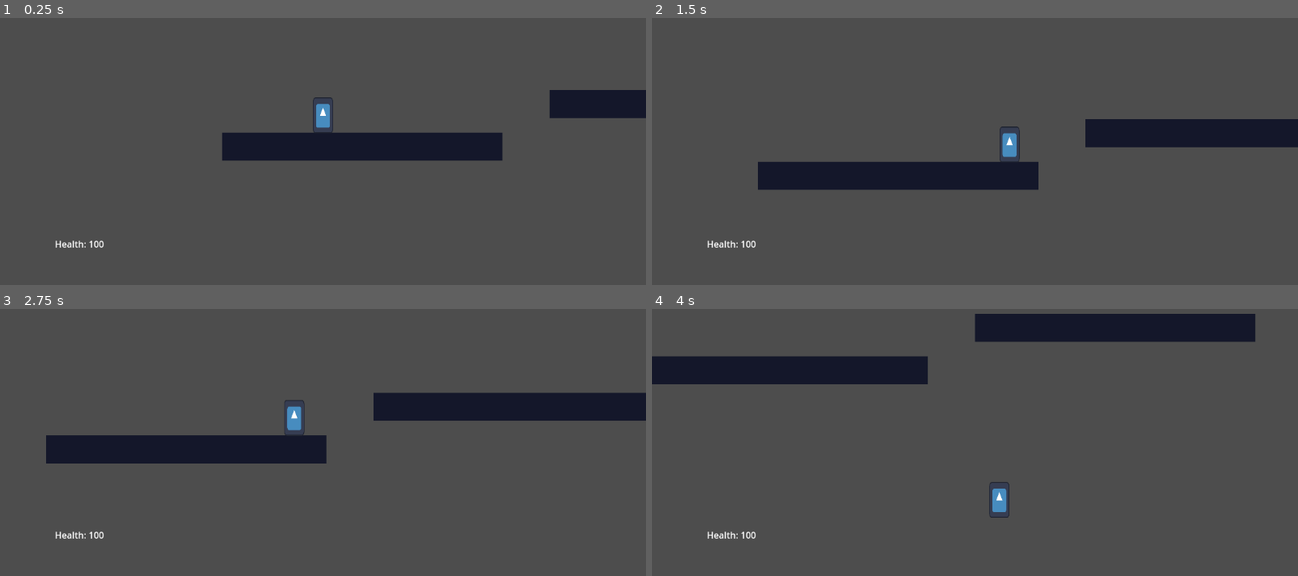
Above: before the commit, frames 1-4 (two rows, left to right).
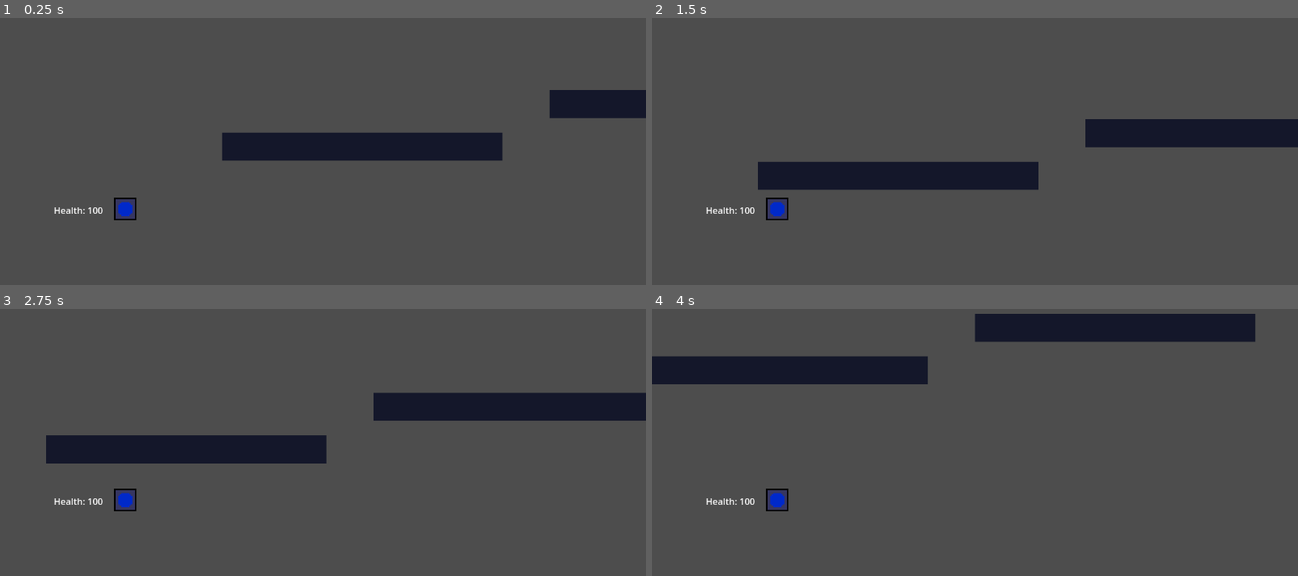
Above: after the commit, the same moments.

Repository: AthertonRoamer/Newton
Game: Godot game, scene res://test_world/test_world.tscn
Same seed, same stepped clock (60 frames per second), same inputs: the game is played once before the commit and once after it. This scene is started directly instead of the project's main scene. The engine's default icon, where the game draws it, is replaced by a stand-in: a white triangle on a blue panel in a dark square.
Inputs:
- Up to frame 1 (0.25 s): no input
- Up to frame 2 (1.5 s): tap Enter at 0.5 s; hold Shift (player_sprint) 0.53-1.28 s; hold D (player_right) from 0.53 s (still down); tap W (player_jump) at 0.77 s; tap Shift (player_sprint) at 1.35 s
- Up to frame 3 (2.75 s): tap W (player_jump) at 1.52 s; release D (player_right) at 2.03 s; hold A (player_left) from 2.03 s (still down); hold Shift (player_sprint) from 2.03 s (still down)
- Up to frame 4 (4 s): release A (player_left) at 2.78 s; release Shift (player_sprint) at 2.78 s; hold D (player_right) from 2.78 s (still down); tap Shift (player_sprint) at 2.85 s; tap W (player_jump) at 3.02, 3.77 s; hold Shift (player_sprint) from 3.53 s (still down)

The runs differ from the first frame. In frame 1, 0.6% of the frame differs, in the area x 8-52%, y 29-87%; in frame 2, 0.7%, in the area x 8-57%, y 40-87%; in frame 3, 0.6%; in frame 4, 0.7%.

Commit message:
Worked on spell system and spell hud

Diff:
--- a/Newton/hud/health_display/health_display.gd
+++ b/Newton/hud/health_display/health_display.gd
@@ -13,3 +13,4 @@
 
 func update_display() -> void:
 	$Label.text = "Health: " + str(health)
+	custom_minimum_size = $Label.get_minimum_size()
--- a/Newton/hud/health_display/health_display.tscn
+++ b/Newton/hud/health_display/health_display.tscn
@@ -4,11 +4,9 @@
 
 [node name="HealthDisplay" type="Control"]
 layout_mode = 3
-anchors_preset = 15
-anchor_right = 1.0
-anchor_bottom = 1.0
-grow_horizontal = 2
-grow_vertical = 2
+anchors_preset = 0
+offset_right = 1152.0
+offset_bottom = 648.0
 script = ExtResource("1_2lokd")
 
 [node name="Label" type="Label" parent="."]
--- a/Newton/hud/hud.gd
+++ b/Newton/hud/hud.gd
@@ -2,6 +2,7 @@
 extends CanvasLayer
 
 @export var health_display : HealthDisplay
+@export var spell_display_manager : SpellDisplayManager
 
 func _ready():
 	hide()
--- a/Newton/hud/hud.tscn
+++ b/Newton/hud/hud.tscn
@@ -1,28 +1,40 @@
-[gd_scene load_steps=3 format=3 uid="uid://32h5aq1noaa8"]
+[gd_scene load_steps=4 format=3 uid="uid://32h5aq1noaa8"]
 
 [ext_resource type="Script" path="res://hud/hud.gd" id="1_bynxb"]
 [ext_resource type="PackedScene" uid="uid://bhrqr2au42xmx" path="res://hud/health_display/health_display.tscn" id="2_yhtg2"]
+[ext_resource type="PackedScene" uid="uid://do4ids8a5t4ka" path="res://hud/spell_display_manager/spell_display_manager.tscn" id="3_ovhhw"]
 
-[node name="HUD" type="CanvasLayer" node_paths=PackedStringArray("health_display")]
+[node name="HUD" type="CanvasLayer" node_paths=PackedStringArray("health_display", "spell_display_manager")]
 script = ExtResource("1_bynxb")
-health_display = NodePath("Control/HealthDisplay")
+health_display = NodePath("Control/HBoxContainer/HealthDisplay")
+spell_display_manager = NodePath("Control/HBoxContainer/SpellDisplayManager")
 
 [node name="Control" type="Control" parent="."]
 layout_mode = 3
-anchors_preset = 0
-offset_right = 40.0
-offset_bottom = 40.0
+anchors_preset = 15
+anchor_right = 1.0
+anchor_bottom = 1.0
+grow_horizontal = 2
+grow_vertical = 2
 
-[node name="HealthDisplay" parent="Control" instance=ExtResource("2_yhtg2")]
+[node name="HBoxContainer" type="HBoxContainer" parent="Control"]
 layout_mode = 1
 anchors_preset = -1
-anchor_left = 2.502
-anchor_top = 14.0
-anchor_right = 2.502
-anchor_bottom = 14.0
-offset_left = -29.08
-offset_top = -28.0001
-offset_right = 106.92
-offset_bottom = 27.9999
-grow_horizontal = 0
-grow_vertical = 0
+anchor_left = 0.06
+anchor_top = 0.728
+anchor_right = 0.06
+anchor_bottom = 0.728
+offset_left = -0.120003
+offset_top = 0.255981
+offset_right = 442.88
+offset_bottom = 104.256
+
+[node name="HealthDisplay" parent="Control/HBoxContainer" instance=ExtResource("2_yhtg2")]
+layout_mode = 2
+
+[node name="Label" type="Label" parent="Control/HBoxContainer"]
+layout_mode = 2
+text = "         "
+
+[node name="SpellDisplayManager" parent="Control/HBoxContainer" instance=ExtResource("3_ovhhw")]
+layout_mode = 2
--- /dev/null
+++ b/Newton/hud/spell_display/spell_display.gd
@@ -0,0 +1,7 @@
+class_name SpellDisplay
+extends TextureRect
+
+var spell_menu_data : SpellMenuData
+
+func _ready() -> void:
+	$SpellTextureHolder.texture = spell_menu_data.texture
--- /dev/null
+++ b/Newton/hud/spell_display/spell_display.tscn
@@ -0,0 +1,19 @@
+[gd_scene load_steps=3 format=3 uid="uid://c5i6jq0j1qily"]
+
+[ext_resource type="Script" path="res://hud/spell_display/spell_display.gd" id="1_0x56n"]
+[ext_resource type="Texture2D" uid="uid://duxl2eo07rqk5" path="res://hud/spell_display/filler_spell_display_background.png" id="1_yo8ts"]
+
+[node name="SpellDisplay" type="TextureRect"]
+anchors_preset = 15
+anchor_right = 1.0
+anchor_bottom = 1.0
+grow_horizontal = 2
+grow_vertical = 2
+size_flags_horizontal = 3
+texture = ExtResource("1_yo8ts")
+script = ExtResource("1_0x56n")
+
+[node name="SpellTextureHolder" type="TextureRect" parent="."]
+layout_mode = 0
+offset_right = 40.0
+offset_bottom = 40.0
--- /dev/null
+++ b/Newton/hud/spell_display_manager/spell_display_manager.gd
@@ -0,0 +1,15 @@
+class_name SpellDisplayManager
+extends Control
+
+
+@export var spell_display_scene : PackedScene
+var spells : Array[SpellMenuData] = []
+
+
+func add_spell(spell : Spell) -> void:
+	spells.append(spell.menu_data)
+	var new_display : SpellDisplay = spell_display_scene.instantiate()
+	new_display.spell_menu_data = spell.menu_data
+	$HBoxContainer.add_child(new_display)
+
+	custom_minimum_size = $HBoxContainer.get_minimum_size()
--- /dev/null
+++ b/Newton/hud/spell_display_manager/spell_display_manager.tscn
@@ -0,0 +1,17 @@
+[gd_scene load_steps=3 format=3 uid="uid://do4ids8a5t4ka"]
+
+[ext_resource type="Script" path="res://hud/spell_display_manager/spell_display_manager.gd" id="1_0x56n"]
+[ext_resource type="PackedScene" uid="uid://c5i6jq0j1qily" path="res://hud/spell_display/spell_display.tscn" id="2_s68cq"]
+
+[node name="SpellDisplayManager" type="Control"]
+layout_mode = 3
+anchors_preset = 0
+offset_right = 1152.0
+offset_bottom = 648.0
+script = ExtResource("1_0x56n")
+spell_display_scene = ExtResource("2_s68cq")
+
+[node name="HBoxContainer" type="HBoxContainer" parent="."]
+layout_mode = 0
+offset_right = 40.0
+offset_bottom = 40.0
--- a/Newton/player/player.gd
+++ b/Newton/player/player.gd
@@ -21,6 +21,7 @@
 		if health < 0:
 			die()
 
+@export var spell_manager : SpellManager
 
 func reset() -> void:
 	Hud.health_display.health = health
@@ -29,6 +30,7 @@
 
 func _ready() -> void:
 	reset()
+	equip_spell(preload("res://player/spells/test_spell/test_spell.tscn"))
 
 
 func take_damage(damage : int) -> void:
@@ -85,3 +87,13 @@
 
 	if position.y > death_altitude:
 		take_damage(max_health)
+
+
+func equip_spell(spell_scene : PackedScene) -> void:
+	var spell : Spell = spell_scene.instantiate()
+	for equiped_spell in spell_manager.get_children():
+		if equiped_spell.id == spell.id:
+			push_warning("Trying to equip spell that is already equipped")
+			return
+	Hud.spell_display_manager.add_spell(spell)
+	spell_manager.add_child(spell)
--- a/Newton/player/player.tscn
+++ b/Newton/player/player.tscn
@@ -1,16 +1,19 @@
-[gd_scene load_steps=4 format=3 uid="uid://city0pwx48l16"]
+[gd_scene load_steps=5 format=3 uid="uid://city0pwx48l16"]
 
 [ext_resource type="Texture2D" uid="uid://lwmd3mfopiru" path="res://icon.svg" id="1_by2s4"]
 [ext_resource type="Script" path="res://player/player.gd" id="1_q0i30"]
+[ext_resource type="Script" path="res://player/spells/spell_manager/spell_manager.gd" id="3_gwpyy"]
 
 [sub_resource type="CapsuleShape2D" id="CapsuleShape2D_2v0p5"]
 radius = 18.0
 height = 62.0
 
-[node name="Player" type="CharacterBody2D" groups=["damageable", "knockable"]]
+[node name="Player" type="CharacterBody2D" node_paths=PackedStringArray("spell_manager") groups=["damageable", "knockable"]]
 script = ExtResource("1_q0i30")
+spell_manager = NodePath("SpellManager")
 
 [node name="Sprite2D" type="Sprite2D" parent="."]
+visible = false
 scale = Vector2(0.28125, 0.5)
 texture = ExtResource("1_by2s4")
 
@@ -19,3 +22,6 @@
 
 [node name="Camera2D" type="Camera2D" parent="."]
 position_smoothing_enabled = true
+
+[node name="SpellManager" type="Node" parent="."]
+script = ExtResource("3_gwpyy")
--- /dev/null
+++ b/Newton/player/spells/spell.gd
@@ -0,0 +1,56 @@
+extends Node
+class_name Spell
+
+var player : Player
+
+@export var recharge_time : float = 2.0
+@export var fire_duration : float = 0.0
+@export var menu_data : SpellMenuData
+@export var id = "spell"
+
+@export var fire_duration_timer : Timer
+
+var charge_time : float = 0
+var current_recharge_time : float = 0
+
+enum state_options {IDLE, CHARGING, FIRING, RECHARGING}
+var state : int = state_options.IDLE
+
+
+func begin_charge() -> void:
+	state = state_options.CHARGING
+
+
+func cast() -> void:
+	charge_time = 0
+	menu_data.available = false
+	if fire_duration != 0.0 and fire_duration_timer != null:
+		fire_duration_timer.wait_time = fire_duration
+		fire_duration_timer.start()
+		state = state_options.FIRING
+	else:
+		begin_recharge()
+
+
+func _on_fire_duration_timer_timeout() -> void:
+	begin_recharge()
+
+
+func begin_recharge() -> void:
+	state = state_options.RECHARGING
+	current_recharge_time = 0
+
+
+func end_recharge() -> void:
+	state = state_options.IDLE
+	menu_data.available = true
+
+
+func _process(delta) -> void:
+	match state:
+		state_options.CHARGING:
+			charge_time += delta
+		state_options.RECHARGING:
+			current_recharge_time += delta
+			if current_recharge_time >= recharge_time:
+				end_recharge()
--- /dev/null
+++ b/Newton/player/spells/spell_manager/spell_manager.gd
@@ -0,0 +1,12 @@
+class_name SpellManager
+extends Node
+
+var selected_spell : Spell
+
+func select_spell_by_num(num : int) -> void:
+	if num <= get_child_count() - 1:
+		var new_selected_spell = get_child(num)
+		if selected_spell != new_selected_spell:
+			selected_spell.menu_data.selected = false
+			selected_spell = new_selected_spell
+			selected_spell.menu_data.selected = true
--- /dev/null
+++ b/Newton/player/spells/spell_menu_data.gd
@@ -0,0 +1,28 @@
+class_name SpellMenuData
+extends Resource
+
+signal available_changed(available : bool)
+signal time_till_available_changed(time_till_available : float)
+signal selected_changed(selected : bool)
+
+@export var texture : Texture
+@export var name : String
+@export var description : String
+
+var selected : bool = false:
+	set(v):
+		if v != selected:
+			selected = v
+			selected_changed.emit(selected)
+
+var available : bool = true:
+	set(v):
+		if v != available:
+			available = v
+			available_changed.emit(available)
+
+var time_till_available : float = 0.0:
+	set(v):
+		if v != time_till_available:
+			time_till_available = v
+			time_till_available_changed.emit(time_till_available)
--- /dev/null
+++ b/Newton/player/spells/test_spell/test_spell.gd
@@ -0,0 +1,2 @@
+class_name TestSpell
+extends Spell
--- /dev/null
+++ b/Newton/player/spells/test_spell/test_spell.tres
@@ -0,0 +1,10 @@
+[gd_resource type="Resource" script_class="SpellMenuData" load_steps=3 format=3 uid="uid://c3o2t7vlm2c2f"]
+
+[ext_resource type="Script" path="res://player/spells/spell_menu_data.gd" id="1_btar7"]
+[ext_resource type="Texture2D" uid="uid://derdge255ii6q" path="res://player/spells/test_spell/test_spell_menu_image.png" id="2_m46gv"]
+
+[resource]
+script = ExtResource("1_btar7")
+texture = ExtResource("2_m46gv")
+name = "Test Spell"
+description = "A useless spell"
--- /dev/null
+++ b/Newton/player/spells/test_spell/test_spell.tscn
@@ -0,0 +1,9 @@
+[gd_scene load_steps=3 format=3 uid="uid://cv4103pbyugm2"]
+
+[ext_resource type="Script" path="res://player/spells/test_spell/test_spell.gd" id="1_ryk0s"]
+[ext_resource type="Resource" uid="uid://c3o2t7vlm2c2f" path="res://player/spells/test_spell/test_spell.tres" id="2_1g56j"]
+
+[node name="TestSpell" type="Node"]
+script = ExtResource("1_ryk0s")
+menu_data = ExtResource("2_1g56j")
+id = "test_spell"
--- a/Newton/project.godot
+++ b/Newton/project.godot
@@ -42,8 +42,19 @@
 "events": [Object(InputEventKey,"resource_local_to_scene":false,"resource_name":"","device":-1,"window_id":0,"alt_press …(182 unchanged characters)…
 ]
 }
+player_cast={
+"deadzone": 0.5,
+"events": [Object(InputEventMouseButton,"resource_local_to_scene":false,"resource_name":"","device":-1,"window_id":0,"alt_pressed":false,"shift_pressed":false,"ctrl_pressed":false,"meta_pressed":false,"button_mask":0,"position":Vector2(0, 0),"global_position":Vector2(0, 0),"factor":1.0,"button_index":1,"canceled":false,"pressed":false,"double_click":false,"script":null)
+]
+}
+player_interact={
+"deadzone": 0.5,
+"events": [Object(InputEventKey,"resource_local_to_scene":false,"resource_name":"","device":-1,"window_id":0,"alt_pressed":false,"shift_pressed":false,"ctrl_pressed":false,"meta_pressed":false,"pressed":false,"keycode":0,"physical_keycode":82,"key_label":0,"unicode":114,"echo":false,"script":null)
+]
+}
 
 [rendering]
 
+textures/canvas_textures/default_texture_filter=0
 renderer/rendering_method="gl_compatibility"
 renderer/rendering_method.mobile="gl_compatibility"
Binary file added: Newton/hud/spell_display/filler_spell_display_background.png
Not shown, added: Newton/hud/spell_display/filler_spell_display_background.png.import
Binary file added: Newton/hud/spell_display/filler_spell_display_background_selected.png
Not shown, added: Newton/hud/spell_display/filler_spell_display_background_selected.png.import
Binary file added: Newton/player/spells/test_spell/test_spell_menu_image.png
Not shown, added: Newton/player/spells/test_spell/test_spell_menu_image.png.import
